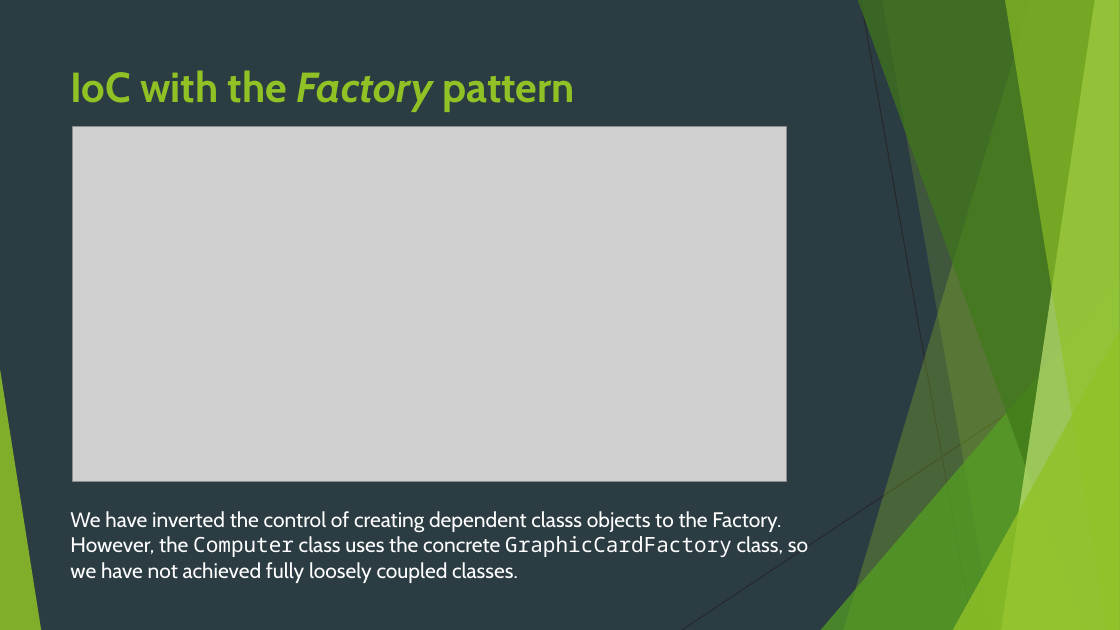
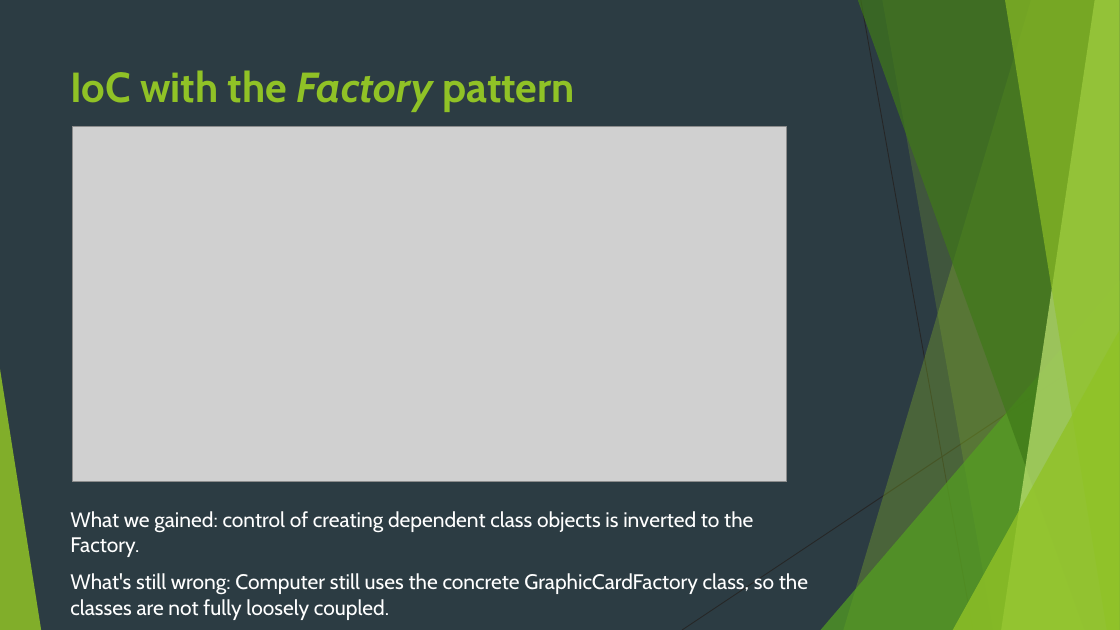
Before and after one commit to idanshal/sb-todo-app-tdp, a slide deck: slide 13 of course_data/presentations/practical_spring_boot_for_tdp.pptx (slide 11 before the commit). Drawn at 1120x630 pixels with LibreOffice and Linux fonts; fonts in the diff are those of the drawing; grey boxes stand for pictures. Boxes give left, top, right and bottom in pixels: in the first picture for what was removed or moved away, otherwise in the second. Text is boxed around its words. In the diff, an @@ line names an element or a change of style, - is before the commit and + after.

```diff
--- a/course_data/presentations/practical_spring_boot_for_tdp.pptx
+++ b/course_data/presentations/practical_spring_boot_for_tdp.pptx
@@ text at (x1=70, y1=511, x2=808, y2=620): text changed @@
-We have inverted the control of creating dependent classs objects to the Factory.
-However, the Computer class uses the concrete GraphicCardFactory class, so we have not achieved fully loosely coupled classes.
+What we gained: control of creating dependent class objects is inverted to the Factory.
+What's still wrong: Computer still uses the concrete GraphicCardFactory class, so the classes are not fully loosely coupled.
```
Also in this commit, not shown: 10 other slides changed, 3 slides added, 17 other files.
